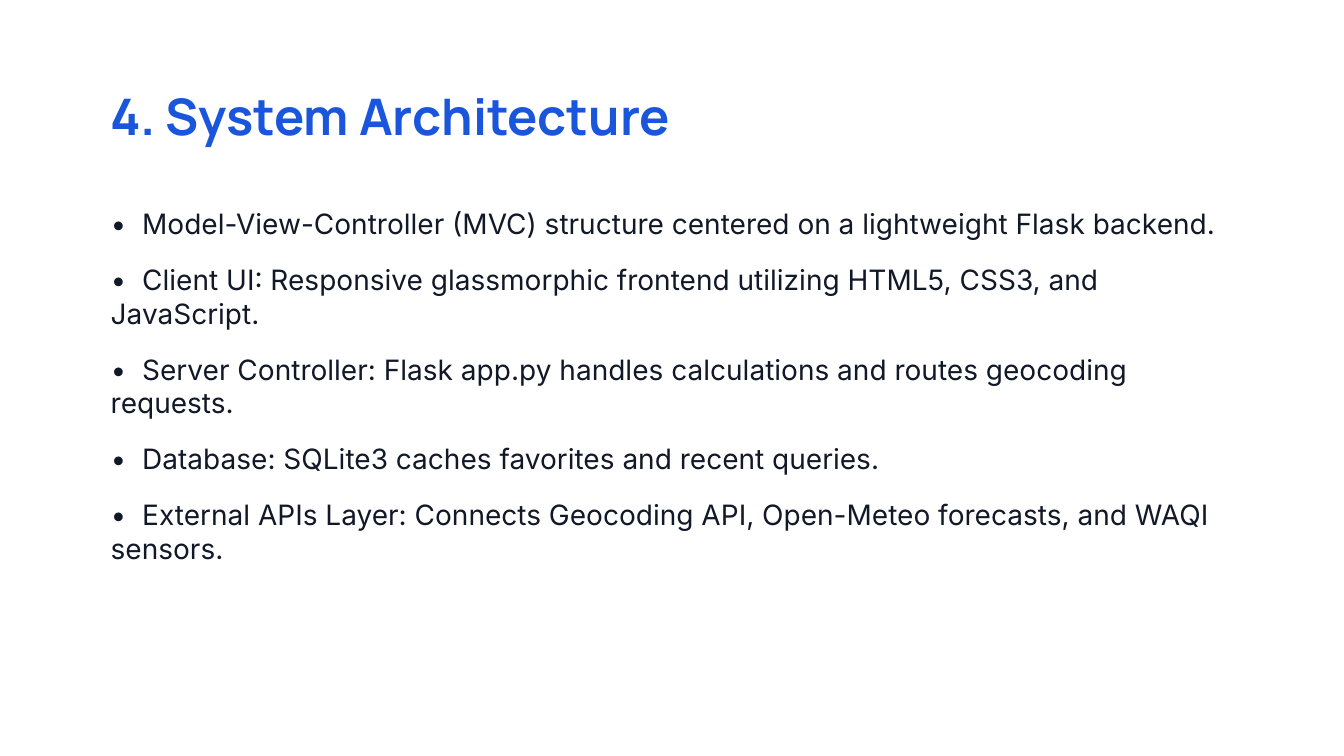
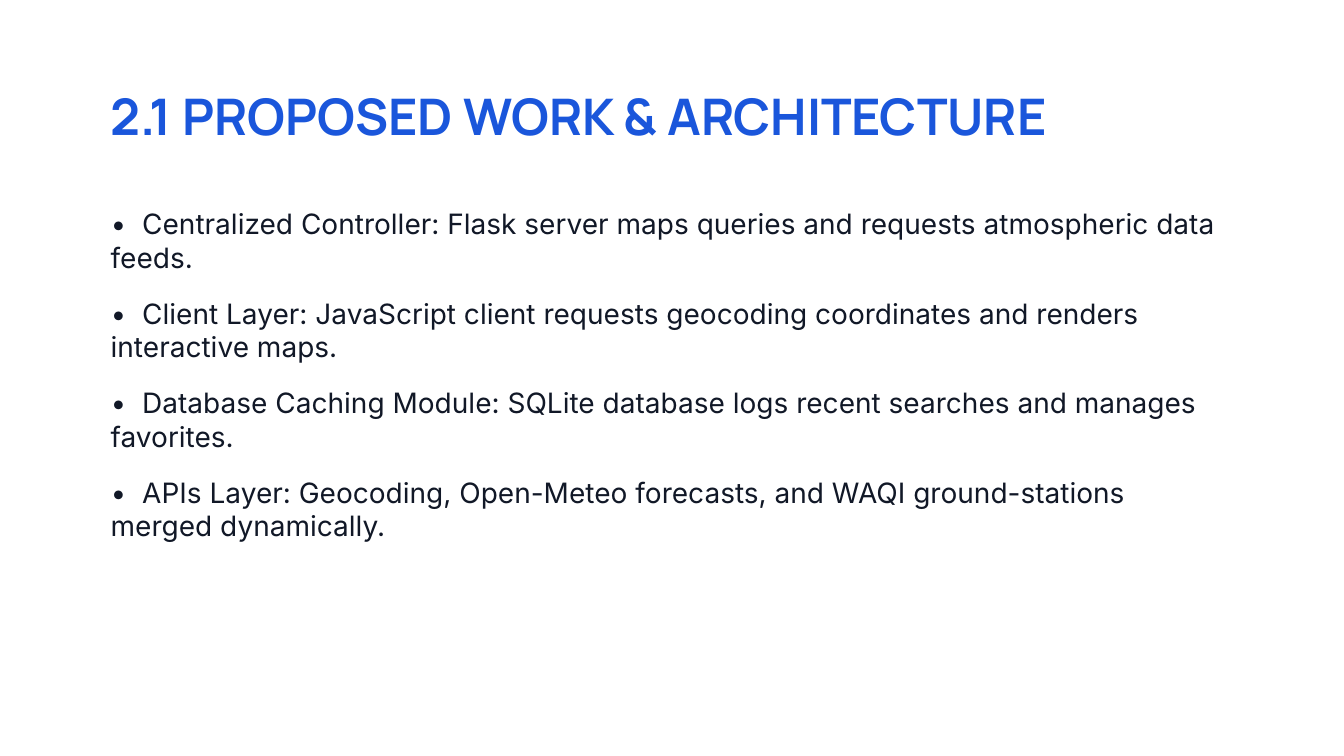
Before and after one commit to Shivaraj519/AeroQuest, a slide deck: slide 9 of AeroQuest_Presentation_Final.pptx (slide 5 before the commit). Drawn at 1344x756 pixels with LibreOffice and Linux fonts; fonts in the diff are those of the drawing. Boxes give left, top, right and bottom in pixels: in the first picture for what was removed or moved away, otherwise in the second. Text is boxed around its words. In the diff, an @@ line names an element or a change of style, - is before the commit and + after.

Commit message:
Configure AeroQuest PowerPoint presentation to match the layout of Medicine Reminder System

```diff
--- a/AeroQuest_Presentation_Final.pptx
+++ b/AeroQuest_Presentation_Final.pptx
@@ text at [111,98,1047,136]: text changed @@
-4. System Architecture
+2.1 PROPOSED WORK & ARCHITECTURE
@@ text at [111,213,1214,542]: text changed @@
-• Model-View-Controller (MVC) structure centered on a lightweight Flask backend.
-• Client UI: Responsive glassmorphic frontend utilizing HTML5, CSS3, and JavaScript.
-• Server Controller: Flask app.py handles calculations and routes geocoding requests.
-• Database: SQLite3 caches favorites and recent queries.
-• External APIs Layer: Connects Geocoding API, Open-Meteo forecasts, and WAQI sensors.
+• Centralized Controller: Flask server maps queries and requests atmospheric data feeds.
+• Client Layer: JavaScript client requests geocoding coordinates and renders interactive maps.
+• Database Caching Module: SQLite database logs recent searches and manages favorites.
+• APIs Layer: Geocoding, Open-Meteo forecasts, and WAQI ground-stations merged dynamically.
```
Also in this commit, not shown: 4 other slides changed, 12 slides added, 11 slides removed, 1 other file.
